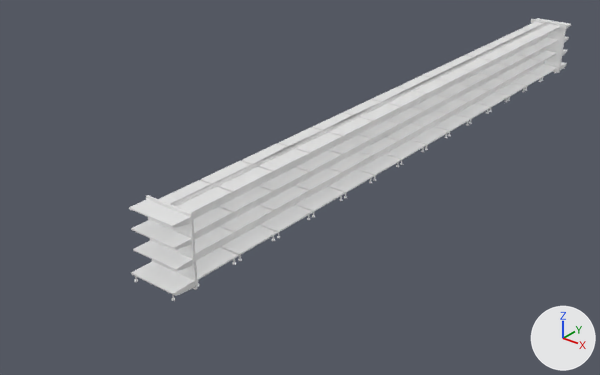
Renders of the FBX model 2022_3DGED_GDApp/Content/Assets/Models/Aisles/Electronics/electronics_aisle_shelf.fbx from each side of a commit.
Camera for both pictures: a 50 mm lens placed at (9.0, -8.0, 11.0), pointed at (-5.7, 10.3, -0.3). Lighting does not change. The marker at lower right points along +X, +Y and +Z. Vertices at the same position are counted once.

Before the edit, the objects in view are built like this:
```python
me_cube_007 = bpy.data.meshes.new('Cube.007')
me_cube_007.from_pydata(...)  # 3714 vertices, 4570 faces; spans x -4.9..-3.3, y 2.8..25.3, z 0.3..2.3
ob_shop_shelf_005 = bpy.data.objects.new('Shop shelf.005', me_cube_007)
ob_shop_shelf_005.location = (0.0, 0.0, 0.0)
```
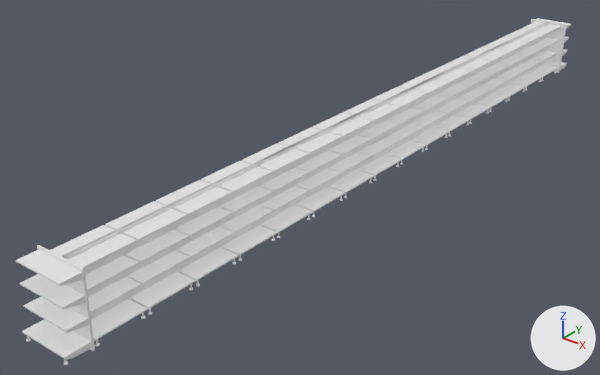
The newer file is also rescaled (x0.01), turned or shifted as a whole; pictures and numbers use the older file's frame.

Where the change shows, as pixel boxes [x1, y1, x2, y2] in the pictures (600 x 375 px; the box of a moved part takes in the faces that stretch with it):
'Shop shelf.005', reshaped (26% wider, 23% taller)
    before: [129, 18, 571, 301]
    after: [16, 18, 571, 365]
part 1 of me_cube_007, added
    after: [22, 319, 92, 360]
part 2 of me_cube_007, moved or reshaped
    before: [133, 240, 194, 271]
    after: [23, 297, 89, 333]
part 3 of me_cube_007, moved or reshaped
    before: [131, 220, 192, 250]
    after: [20, 274, 86, 310]
part 4 of me_cube_007, moved or reshaped
    before: [129, 199, 191, 228]
    after: [16, 250, 83, 286]
part 5 of me_cube_007, added
    after: [37, 245, 95, 351]
part 6 of me_cube_007, added
    after: [128, 250, 190, 285]
part 7 of me_cube_007, added
    after: [126, 230, 189, 263]
part 8 of me_cube_007, added
    after: [105, 201, 187, 241]
part 9 of me_cube_007, added
    after: [120, 204, 177, 299]
part 10 of me_cube_007, added
    after: [91, 299, 147, 341]
part 11 of me_cube_007, added
    after: [88, 277, 141, 314]
part 12 of me_cube_007, added
    after: [85, 255, 139, 291]
part 13 of me_cube_007, added
    after: [50, 225, 137, 268]
part 14 of me_cube_007, added
    after: [62, 228, 129, 320]
part 15 of me_cube_007, moved or reshaped
    before: [131, 29, 544, 296]
    after: [130, 29, 544, 310]

What changed in the scene script:
```text
Change me_cube_007:
    used by ob_shop_shelf_005; location = (0.0, 0.0, 0.0)
    remove me_cube_007.from_pydata(...)  # 3714 vertices, 4570 faces; spans x -4.9..-3.3, y 2.8..25.3, z 0.3..2.3
    add me_cube_007.from_pydata(...)  # 4226 vertices, 5178 faces; spans x -4.9..-3.3, y -0.2..25.3, z 0.3..2.3
    me_cube_007 part 1: the loose piece of 28 vertices spanning x -4.8..-3.4, y 2.8..3.5, z 0.3..0.5 is copied, and the copy is moved by (0.0, -3.0, 0.0); it spans x -4.8..-3.4, y -0.2..0.5, z 0.3..0.5
    me_cube_007 part 2: the loose piece of 24 vertices spanning x -4.8..-3.4, y 3.0..3.5, z 0.9..1.1 is moved by (0.0, -3.0, 0.0)
    me_cube_007 part 3: the loose piece of 23 vertices spanning x -4.8..-3.4, y 3.0..3.5, z 1.5..1.6 is moved by (0.0, -3.0, 0.0)
    me_cube_007 part 4: the loose piece of 24 vertices spanning x -4.8..-3.4, y 3.0..3.5, z 2.0..2.2 is moved by (0.0, -3.0, 0.0)
    me_cube_007 part 5: the loose piece of 24 vertices spanning x -4.9..-3.4, y 3.5..3.6, z 0.3..2.3 is copied, and the copy is moved by (0.0, -3.0, 0.0); it spans x -4.9..-3.4, y 0.5, z 0.3..2.3
    me_cube_007 part 6: the loose piece of 37 vertices spanning x -4.6..-3.5, y 3.6..5.0, z 0.9..1.1 is copied, and the copy is moved by (0.0, -1.5, 0.0); it spans x -4.6..-3.5, y 2.1..3.5, z 0.9..1.1
    me_cube_007 part 7: the loose piece of 36 vertices spanning x -4.6..-3.5, y 3.6..5.0, z 1.5..1.6 is copied, and the copy is moved by (0.0, -1.5, 0.0); it spans x -4.6..-3.5, y 2.1..3.5, z 1.5..1.6
    me_cube_007 part 8: the loose piece of 37 vertices spanning x -4.6..-3.5, y 3.6..5.0, z 2.0..2.2 is copied, and the copy is moved by (0.0, -1.5, 0.0); it spans x -4.6..-3.5, y 2.1..3.5, z 2.0..2.2
    me_cube_007 part 9: the loose piece of 28 vertices spanning x -4.1..-4.0, y 3.6..5.1, z 0.3..2.3 is copied, and the copy is moved by (0.0, -1.5, 0.0); it spans x -4.1..-4.0, y 2.1..3.6, z 0.3..2.3
    me_cube_007 part 10: the loose piece of 45 vertices spanning x -4.8..-3.4, y 3.6..5.0, z 0.3..0.5 is copied, and the copy is moved by (0.0, -3.0, 0.0); it spans x -4.8..-3.4, y 0.6..2.0, z 0.3..0.5
    me_cube_007 part 11: the loose piece of 37 vertices spanning x -4.6..-3.5, y 3.6..5.0, z 0.9..1.1 is copied, and the copy is moved by (0.0, -3.0, 0.0); it spans x -4.6..-3.5, y 0.6..2.0, z 0.9..1.1
    me_cube_007 part 12: the loose piece of 36 vertices spanning x -4.6..-3.5, y 3.6..5.0, z 1.5..1.6 is copied, and the copy is moved by (0.0, -3.0, 0.0); it spans x -4.6..-3.5, y 0.6..2.0, z 1.5..1.6
    me_cube_007 part 13: the loose piece of 37 vertices spanning x -4.6..-3.5, y 3.6..5.0, z 2.0..2.2 is copied, and the copy is moved by (0.0, -3.0, 0.0); it spans x -4.6..-3.5, y 0.6..2.0, z 2.0..2.2
    me_cube_007 part 14: the loose piece of 28 vertices spanning x -4.1..-4.0, y 3.6..5.1, z 0.3..2.3 is copied, and the copy is moved by (0.0, -3.0, 0.0); it spans x -4.1..-4.0, y 0.6..2.1, z 0.3..2.3
    me_cube_007 part 15: 53 vertices moved from x -4.8..-3.4, y 2.8..23.2, z 0.3..2.2 to x -4.8..-3.4, y 2.1..23.2, z 0.3..2.2; 105 vertices removed from x -4.9..-3.4, y 2.8..23.1, z 0.3..2.3; 148 vertices added at x -4.8..-3.4, y 2.1..23.2, z 0.3..2.3
```
